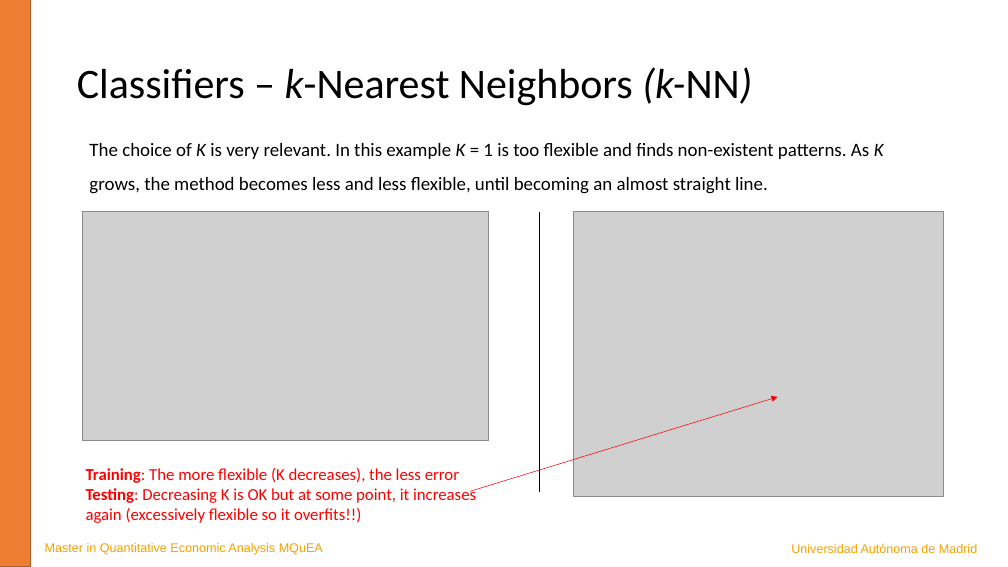
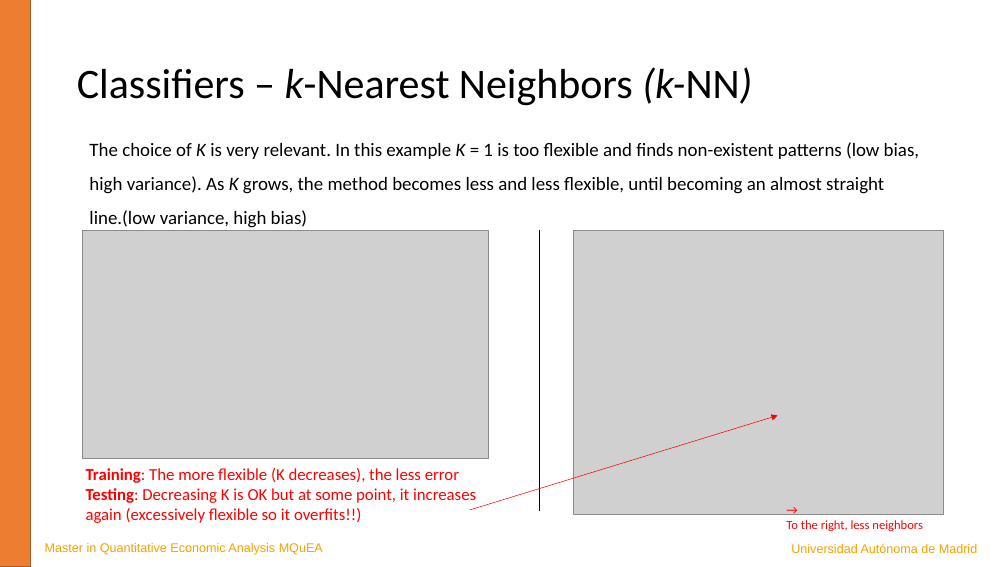
Before and after one commit to JavierBas/IMLEF-MQuEA, a slide deck: slide 14 of Course content/Slides/Topic 4 - Classification.pptx (slide 13 before the commit). Drawn at 1008x567 pixels with LibreOffice and Linux fonts; fonts in the diff are those of the drawing; grey boxes stand for pictures. Boxes give left, top, right and bottom in pixels: in the first picture for what was removed or moved away, otherwise in the second. Text is boxed around its words. In the diff, an @@ line names an element or a change of style, - is before the commit and + after.

```diff
--- a/Course content/Slides/Topic 4 - Classification.pptx
+++ b/Course content/Slides/Topic 4 - Classification.pptx
@@ text at (89, 142, 919, 228): text changed @@
-The choice of K is very relevant. In this example K = 1 is too flexible and finds non-existent patterns. As K grows, the method becomes less and less flexible, until becoming an almost straight line.
+The choice of K is very relevant. In this example K = 1 is too flexible and finds non-existent patterns (low bias, high variance). As K grows, the method becomes less and less flexible, until becoming an almost straight line.(low variance, high bias)
@@ 2 pictures, 1 line, 1 arrow: place and size @@
-2 pictures, 1 line, 1 arrow at (82, 212, 944, 496)
+2 pictures, 1 line, 1 arrow at (82, 231, 944, 515)
@@ text added at (786, 520, 923, 531), 12 pt, text #FF0000 @@
+→
+To the right, less neighbors
```
Also in this commit, not shown: 5 other slides changed, 1 slide added, 12 other files.
